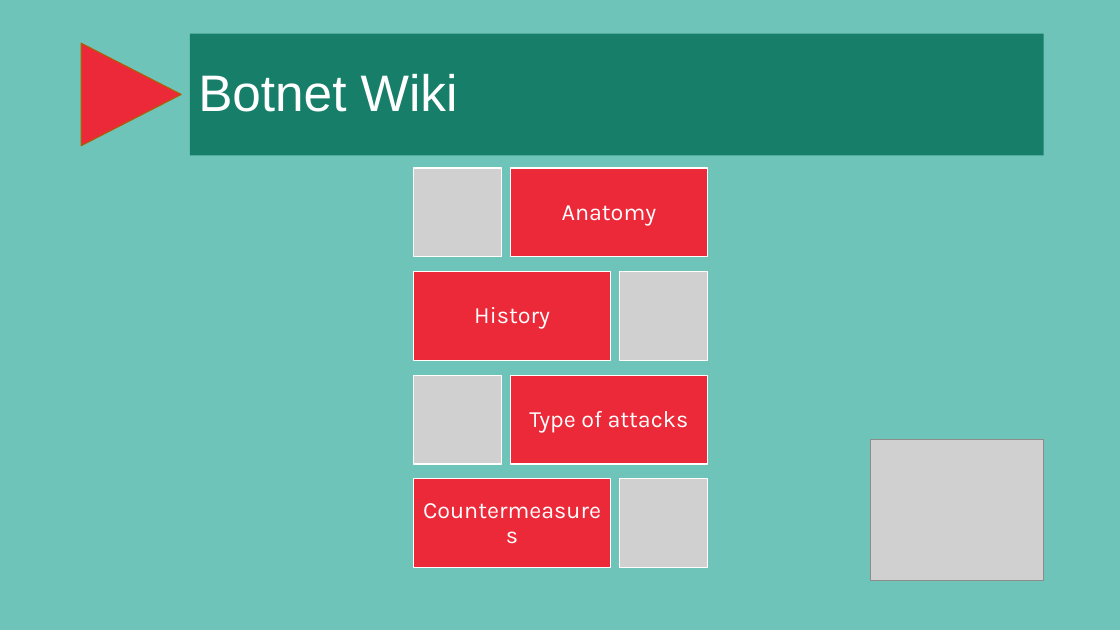
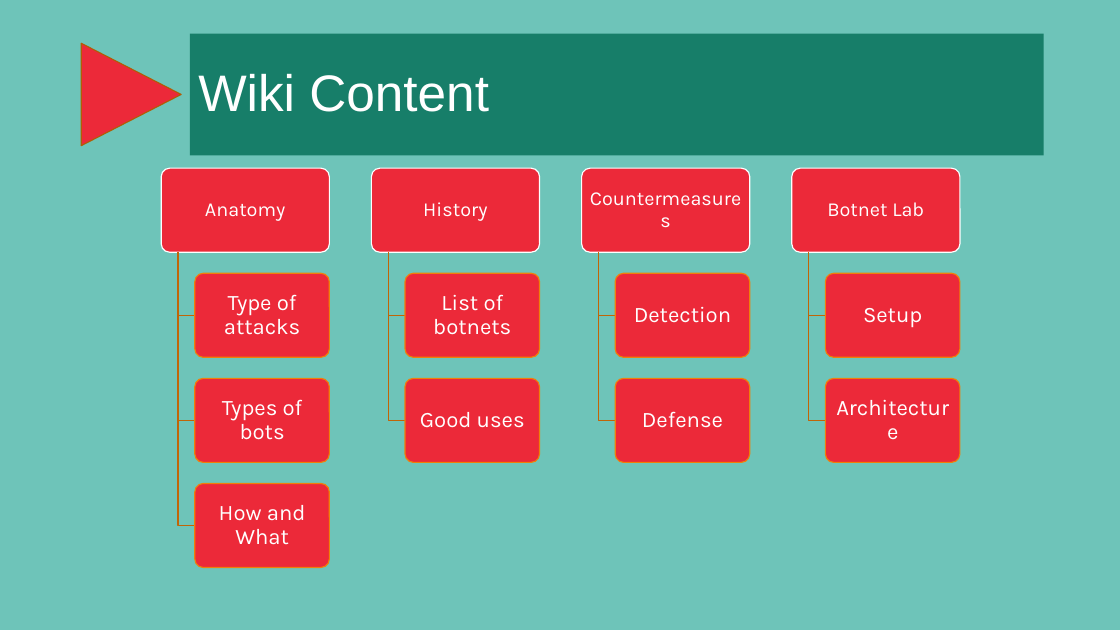
Before and after one commit to jpdias/botnet-lab, a slide deck: slide 18 of report/A hands-on approach on botnets.pptx (slide 15 before the commit). Drawn at 1120x630 pixels with LibreOffice and Linux fonts; fonts in the diff are those of the drawing; grey boxes stand for pictures; background and template pictures are left out. Boxes give left, top, right and bottom in pixels: in the first picture for what was removed or moved away, otherwise in the second. Text is boxed around its words. In the diff, an @@ line names an element or a change of style, - is before the commit and + after.

```diff
--- a/report/A hands-on approach on botnets.pptx
+++ b/report/A hands-on approach on botnets.pptx
@@ title at [198, 73, 489, 112]: text changed @@
-Botnet Wiki
+Wiki Content
@@ text "Anatomy": place and size @@
-text "Anatomy" at [562, 205, 657, 225]
+text "Anatomy" at [205, 203, 285, 221]
@@ text "History": place and size @@
-text "History" at [474, 307, 550, 329]
+text "History" at [423, 202, 487, 221]
@@ size 20 to 17 pt; less space between paragraphs in 3 elements at [423, 202, 487, 221], [205, 203, 285, 221], [584, 171, 747, 250] @@
@@ text "Countermeasures": place and size @@
-text "Countermeasures" at [414, 479, 611, 568]
+text "Countermeasures" at [584, 171, 747, 250]
@@ text "Type of attacks": place and size @@
-text "Type of attacks" at [529, 411, 689, 432]
+text "Type of attacks" at [224, 294, 300, 335]
@@ text "Type of attacks" at [224, 294, 300, 335]: size 20 to 19 pt @@
@@ group added at [161, 168, 960, 568]: 13 rounded rectangles, 9 freeform shapes, 9 texts @@
+Types of bots
+How and What
+List of botnets
+Good uses
+Detection
+Defense
+Botnet Lab
+Setup
+Architecture
@@ picture removed at [870, 440, 1044, 581] @@
@@ group removed at [414, 168, 707, 568]: 4 rectangles, 4 pictures @@
```
Also in this commit, not shown: 1 other slide changed, 15 slides added, 2 slides removed.
